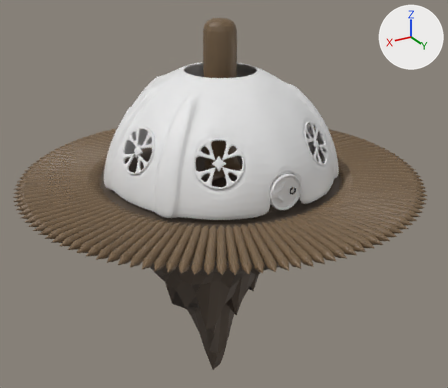
An edit to the FBX model Assets/Models/Environment/house_model.fbx, drawn before and after from the same camera.
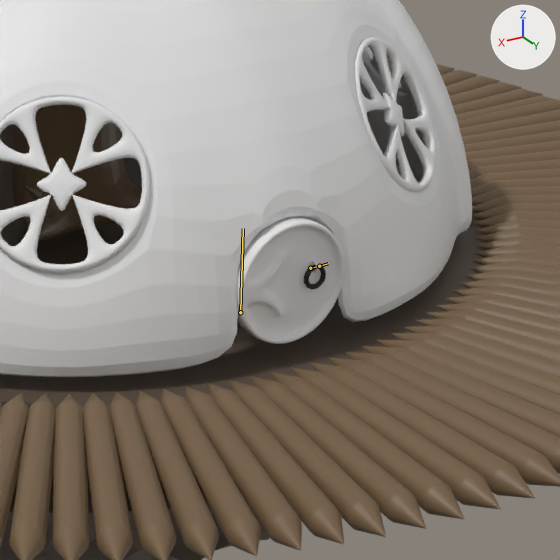
Each version appears first whole from a 50 mm camera at (2.75, 4.64, 2.1) aimed at (-0.07, -0.05, -0.24), and next in a close-up on the part from 45% to 81% of the width and 28% to 70% of the height. The axes (+X, +Y, +Z) are drawn at upper right. The lights are the same throughout. The bones that bend it are drawn over the model as lines in the close-ups.

In view in the first close-up: 'IslandWalkPlatform.001', 'door_knob.001', 'front_door', 'ground_island_1.001', 'house_structure.001', 'left_front_window', 'right_back_window', 'tree.001'.
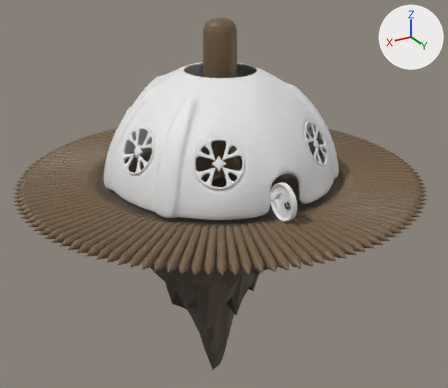
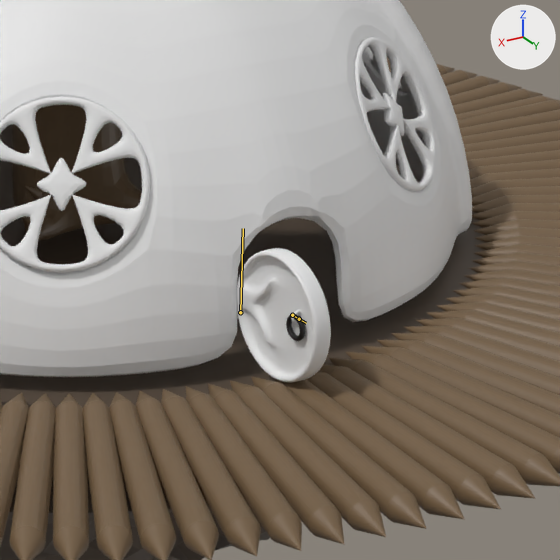
The newer file adds an action. The first version stands in its rest pose; the second is drawn at frame 1 of the action 'IsOpen'.

Scene script edits in JSON lines:
```json
{"block": "bone_hinge", "where": "bone_hinge = bpy.data.objects['Armature'].pose.bones['hinge']"}
{"op": "set", "path": "bone_hinge.rotation_quaternion", "old": "(1.0, 0.0, 0.0, 0.0)", "new": "(0.707, 0.0, -0.707, 0.0)", "note": "degrees (0, 0, 0) -> degrees (0, -90, 0)"}
```

Where the change shows, as pixel boxes (x1, y1, x2, y2) in the close-ups (560 x 560 px):
```json
{"object": "front_door", "change": "posed", "before": [237, 217, 344, 344], "after": [237, 248, 331, 383], "on screen": "12% narrower, 6% taller"}
{"object": "door_knob.001", "change": "posed", "before": [304, 264, 326, 289], "after": [286, 314, 305, 341], "on screen": "13% narrower, 8% taller"}
```
